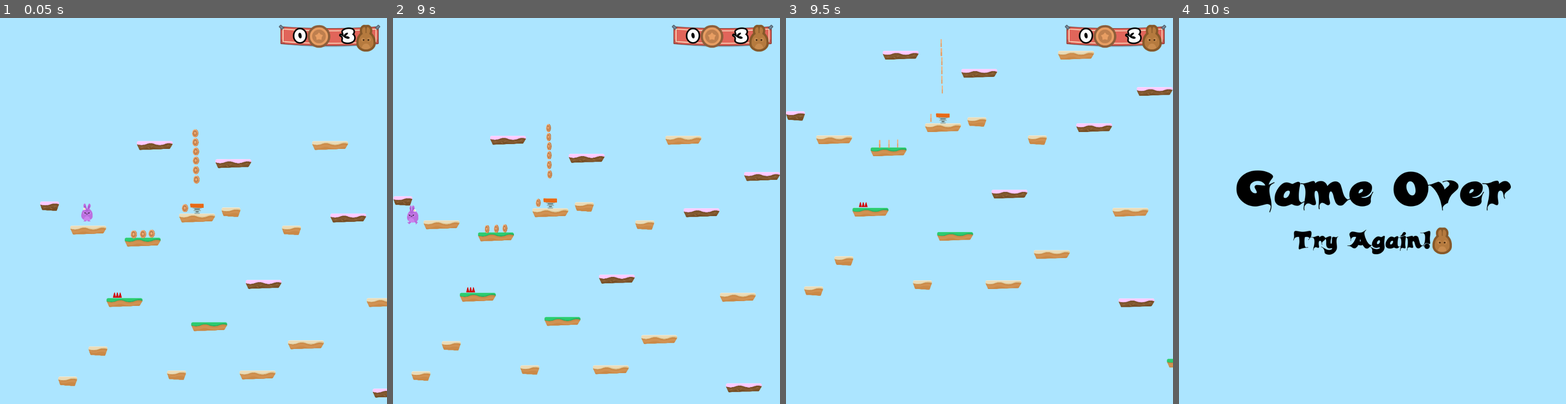
Above: before the commit, frames 1-4 (left to right).
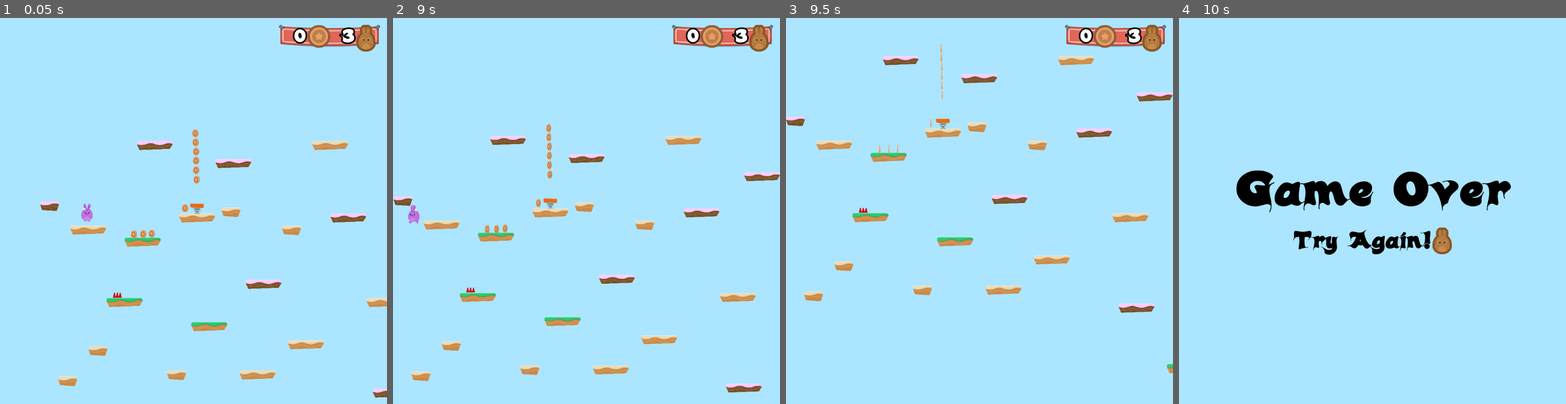
Above: after the commit, the same moments.

Repository: yottaawesome/godot-playground
Game: Godot game, scene res://Levels/Level1.tscn
The game is run twice, just before and just after one commit, with the same random seed, the same clock (stepped at 60 frames per second) and the same inputs.
Inputs (mouse positions are in pixels of both pictures, inside the frame that each line leads up to):
- Up to frame 1 (0.05 s): no input
- Up to frame 2 (9 s): hold D (right) 0.53-2.03 s; tap W (jump) at 0.77, 1.52, 3.77, 4.52, 5.27, 7.52 s; hold A (left) 2.03-2.75 s; click (656, 241) at 2.75 s; hold D (right) 3.53-5.03 s; hold A (left) 5.03-5.75 s; click (656, 241) at 5.75 s; hold D (right) 6.53-7.28 s; hold A (left) 7.28-8 s; click (656, 241) at 8 s; hold A (left) from 8.78 s (still down)
- Up to frame 3 (9.5 s): keep holding A (left); tap W (jump) at 9.02 s
- Up to frame 4 (10 s): release A (left) at 9.53 s; hold D (right) from 9.53 s (still down); tap W (jump) at 9.77 s

Frame 1 is identical in both runs. In frame 2, 0.7% of the frame differs, in the area x 0-100%, y 27-97%; in frame 3, 6.1%, in the area x 0-100%, y 5-92%; in frame 4, nothing differs.

Commit message:
Bugfixes

Diff:
--- a/src/Hoppy Days/Player/Player.gd
+++ b/src/Hoppy Days/Player/Player.gd
@@ -25,9 +25,10 @@
 	move()
 	animate()
 	# workaround for the boost() not working consistently
-	if boosted:
-		motion.y = -(JUMP_SPEED * boost_multiplier)
-		boosted = false
+	# update: fixed, tutorial code was buggy
+	#if boosted:
+	#	motion.y = -(JUMP_SPEED * boost_multiplier)
+	#	boosted = false
 	move_and_slide(motion, UP)
 
 
@@ -37,6 +38,7 @@
 		motion.y = -JUMP_SPEED
 		#$AudioStreamPlayer.stream = load("res://SFX/jump1.ogg")
 		$JumpSFX.play()
+
 
 func move():
 	var isLeftPressed = Input.is_action_pressed("left")
@@ -53,12 +55,21 @@
 
 
 func apply_gravity():
-	if is_on_floor():
+	if position.y > WORLD_LIMIT:
+		get_tree().call_group("Gamestate", "end_game")
+	elif is_on_floor() and motion.y > 0:
 		motion.y = 0
 	elif is_on_ceiling():
 		motion.y = 1 # bounce off the ceiling
 	else:
 		motion.y += GRAVITY
+
+	#if is_on_floor():
+	#	motion.y = 0
+	#elif is_on_ceiling():
+	#	motion.y = 1 # bounce off the ceiling
+	#else:
+	#	motion.y += GRAVITY
 
 
 func animate():
@@ -75,9 +86,8 @@
 
 func boost():
 	print("boost")
-	boosted = true
-	# Doesn't work for some reason
-	#position.y -= 10
-	#yield(get_tree(), "idle_frame")
-	#motion.y = -(JUMP_SPEED * boost_multiplier)
-	#print(motion.y)
+
+	#boosted = true
+	position.y -= 10
+	yield(get_tree(), "idle_frame")
+	motion.y = -JUMP_SPEED * boost_multiplier
